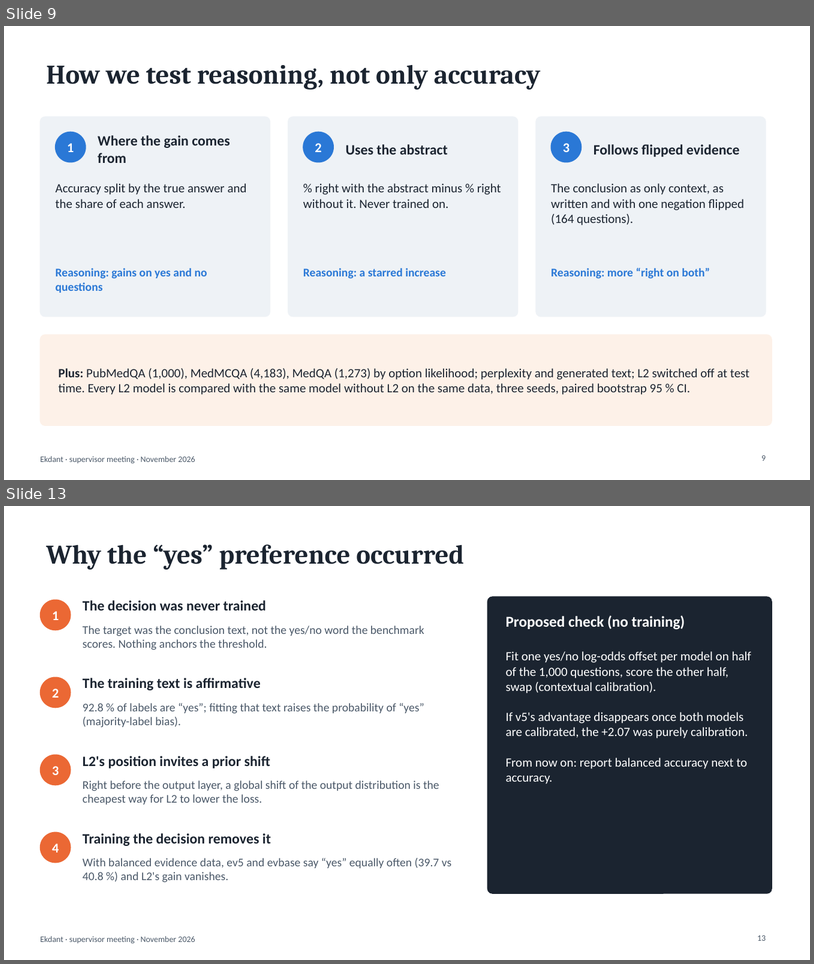
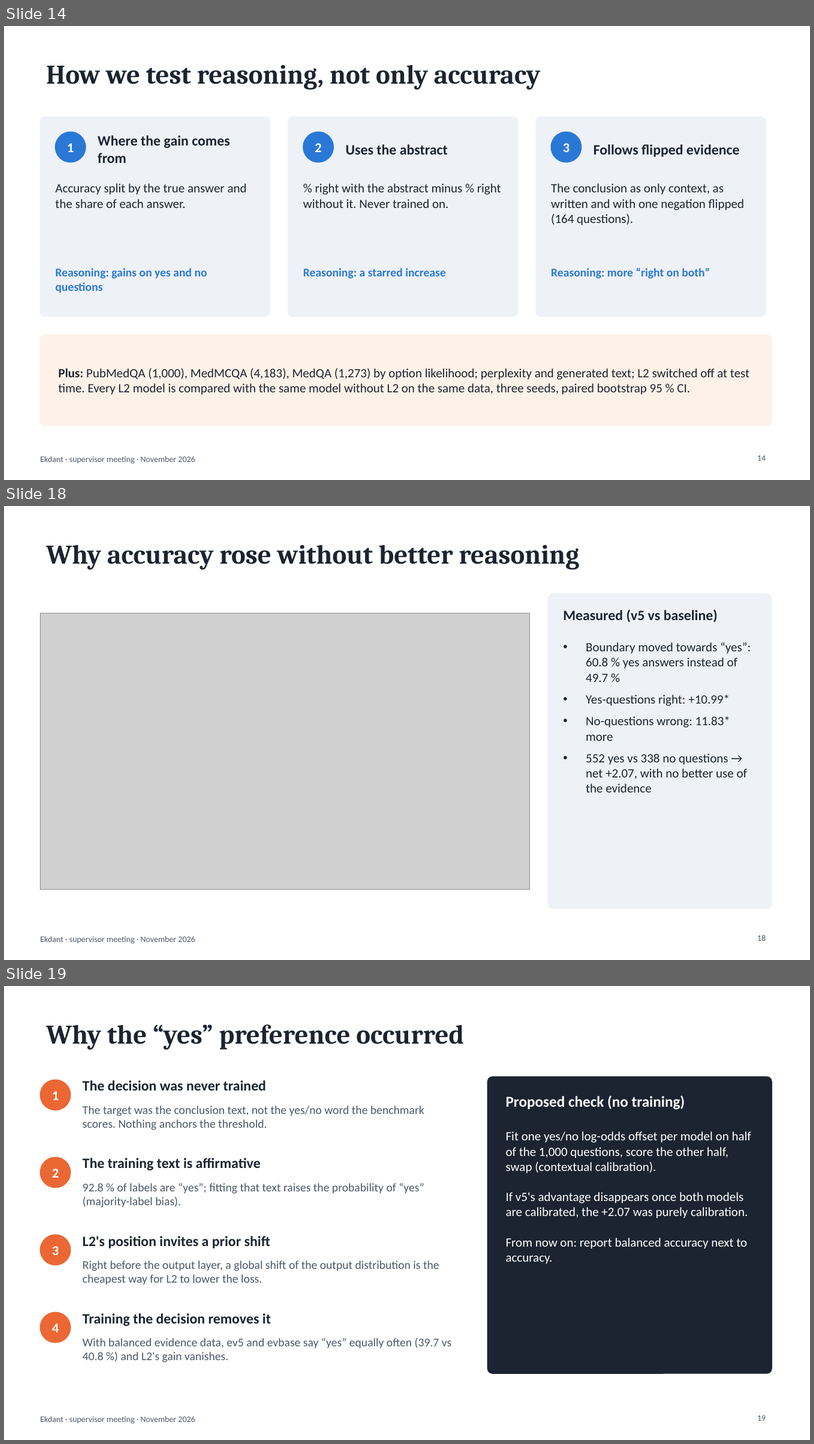
Before and after one commit to N0t-Harshil/Ekdant-LLM, a slide deck: 08-Thesis/report/Ekdant_Supervisor_Meeting.pptx. Shown one above the other, each under a label of ours: slides 9 and 13 before the commit, slides 14, 18 and 19 after it; the slides between them are not shown. The pictures are 814x964 and 814x1444 pixels, drawn with LibreOffice and Linux fonts; fonts in the diff are those of the drawing; grey boxes stand for pictures. Boxes give left, top, right and bottom in pixels: in the first picture for what was removed or moved away, otherwise in the second. Text is boxed around its words. In the diff, an @@ line names an element or a change of style, - is before the commit and + after.

```diff
--- a/08-Thesis/report/Ekdant_Supervisor_Meeting.pptx
+++ b/08-Thesis/report/Ekdant_Supervisor_Meeting.pptx
@@ slide 18 added at [4, 506, 810, 960], background #FFFFFF; not listed: 1 template element that a slide beside it also shows @@
@@ title added at [46, 545, 579, 570], 32 pt, text #1B2430, bold @@
+Why accuracy rose without better reasoning
@@ rounded rectangle added at [548, 594, 772, 908], fill #EEF2F6, outline #EEF2F6 1 pt @@
@@ picture added at [40, 613, 530, 889] @@
@@ text added at [563, 609, 718, 622], 17 pt, text #1B2430, bold @@
+Measured (v5 vs baseline)
@@ text added at [586, 642, 751, 792], 15 pt, text #1B2430 @@
+• Boundary moved towards “yes”: 60.8 % yes answers instead of 49.7 %
+• Yes-questions right: +10.99*
+• No-questions wrong: 11.83* more
+• 552 yes vs 338 no questions → net +2.07, with no better use of the evidence
@@ page number added at [758, 934, 766, 940], 10 pt, text #4A5868 @@
+18
@@ what was slide 9 is now slide 14 @@
@@ page number at [758, 455, 766, 460]: text changed @@
-9
+14
@@ what was slide 13 is now slide 19 @@
@@ page number at [758, 1415, 766, 1420]: text changed @@
-13
+19
```
Also in this commit, not shown: 7 slides changed, 6 other slides added, 4 other files.
